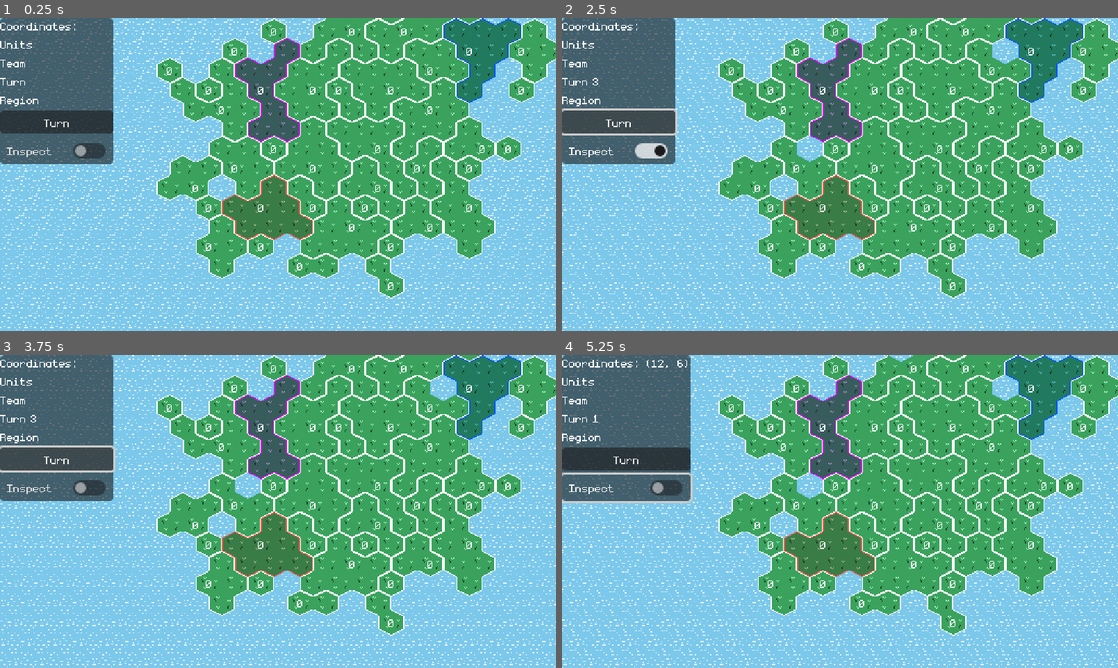
Above: before the commit, frames 1-4 (two rows, left to right).
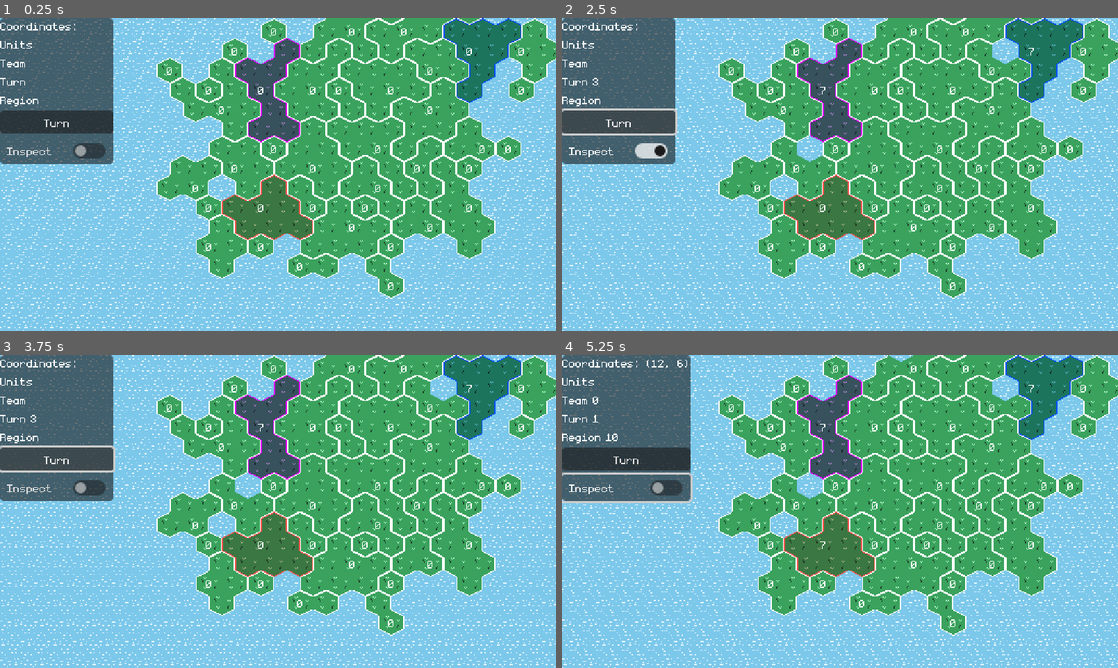
Above: after the commit, the same moments.

Repository: feored/LD54
Game: Godot game, scene res://scenes/main.tscn
Two runs of this game, one before a commit and one after it. Both use one fixed random seed, a clock stepped at 60 frames per second and the inputs below.
Inputs (mouse positions are in pixels of both pictures, inside the frame that each line leads up to):
- Up to frame 1 (0.25 s): no input
- Up to frame 2 (2.5 s): click "Turn" at 0.5 s; click "Inspect" at 1.25 s; click "Turn" at 2 s
- Up to frame 3 (3.75 s): click "Inspect" at 2.75 s; click "Turn" at 3.5 s
- Up to frame 4 (5.25 s): click "Inspect" at 4.25 s; tap Enter at 5 s; move the mouse to (962, 495) at 5.02 s; click (962, 495) at 5.17 s

The runs differ from the first frame. In frame 2, less than 0.1% of the frame differs, in the area x 46-85%, y 9-25%; in frame 3, less than 0.1%; in frame 4, less than 0.1%, in the area x 5-85%, y 9-62%.
Error before the commit: Invalid access to property or key 'units' on a base object of type 'Sprite2D (Tile)'. (res://bots/dumb_bot.gd:9)

Commit message:
bots expand

Diff:
--- a/bots/dumb_bot.gd
+++ b/bots/dumb_bot.gd
@@ -3,14 +3,13 @@
 
 
 func play_turn(world):
-	## get random owned tile
-	var owned_tiles = []
-	for tile_coords in world.tiles:
-		if world.tiles[tile_coords].team == team && world.tiles[tile_coords].units > 1:
-			owned_tiles.append(tile_coords)
-	owned_tiles.shuffle()
-	for tile_coords in owned_tiles:
-		for neighbor in world.get_surrounding_cells(tile_coords):
-			if world.tiles.has(neighbor) and world.tiles[neighbor].team != team:
-				return Action.new(self.team, Constants.Action.MOVE, tile_coords, neighbor)
-	return Action.new(self.team, Constants.Action.NONE, Vector2i.ZERO, Vector2i.ZERO)
+	var owned_regions = []
+	for region in world.regions.keys():
+		if world.regions[region].team == team and world.regions[region].units > 1:
+			owned_regions.append(region)
+	owned_regions.shuffle()
+	for region in owned_regions:
+		for adjacent in world.adjacent_regions(region):
+			if world.regions[adjacent].team != self.team:
+				return Action.new(self.team, Constants.Action.MOVE, region, adjacent)
+	return Action.new(self.team, Constants.Action.NONE)
--- a/constants.gd
+++ b/constants.gd
@@ -7,6 +7,8 @@
 
 const TILE_GRASS = 1
 const TILE_WATER = 0
+
+const BLENDING_MODULATE_ALPHA = 0.5
 
 enum Layer { WATER, GRASS, P1, P2, P3 }
 const NO_TEAM = 0
--- a/scenes/main.gd
+++ b/scenes/main.gd
@@ -2,7 +2,6 @@
 
 @onready var world = $"%World"
 @onready var coordsLabel = $"%Coordinates"
-@onready var unitsLabel = $"%Units"
 @onready var teamLabel = $"%TeamLabel"
 @onready var turnLabel = $"%TurnLabel"
 @onready var regionLabel = $"%RegionLabel"
@@ -72,7 +71,6 @@
 func update_display():
 	if (clicked_tile != null):
 		coordsLabel.text = str(clicked_tile.coords)
-		unitsLabel.text = str(clicked_tile.units)
 		teamLabel.text = str(clicked_tile.team)
 		regionLabel.text = str(clicked_tile.region)
 	turnLabel.text = str(self.teams[self.turn])
@@ -88,13 +86,13 @@
 	return false
 
 func generate_units(team):
-	for tile in world.tiles:
-		if world.tiles[tile].team == team:
-			world.tiles[tile].set_units(world.tiles[tile].units + 1)
+	for region in world.regions:
+		if world.regions[region].team == team:
+			world.regions[region].generate_units()
 
 
 func apply_action(action : Action):
 	if action.action == Constants.Action.NONE:
 		return
 	if action.action == Constants.Action.MOVE:
-		self.world.move_units(action.tile_from, action.tile_target)
+		self.world.move_units(action.region_from, action.region_target)
--- a/world/action.gd
+++ b/world/action.gd
@@ -3,12 +3,17 @@
 
 var team: int = 0
 var action: int = Constants.Action.NONE
-var tile_from: Vector2i = Vector2i.ZERO
-var tile_target: Vector2i = Vector2i.ZERO
+var region_from: int = Constants.NO_REGION
+var region_target: int = Constants.NO_REGION
 
 
-func _init(team, action, tile_from = Vector2i.ZERO, tile_target = Vector2i.ZERO):
-	self.team = team
-	self.action = action
-	self.tile_from = tile_from
-	self.tile_target = tile_target
+func _init(
+	init_team,
+	init_action,
+	init_region_from = Constants.NO_REGION,
+	init_region_target = Constants.NO_REGION
+):
+	self.team = init_team
+	self.action = init_action
+	self.region_from = init_region_from
+	self.region_target = init_region_target
--- a/world/gen.gd
+++ b/world/gen.gd
@@ -140,26 +140,26 @@
 	# only sinking tiles for now
 	delete_cell(Utils.pick_random_tile(self.tiles).coords)
 
-func move_units(tile_from : Vector2i, tile_to: Vector2i):
-	if not self.tiles.has(tile_from):
-		print("Error: invalid tile coordinates", tile_from)
+func move_units(region_from : int, region_to: int):
+	if not self.regions.has(region_from):
+		print("Error: invalid region trying to move", region_from)
 		return
-	if not self.tiles.has(tile_to):
-		print("Error: invalid tile coordinates", tile_to)
+	if not self.regions.has(region_to):
+		print("Error: invalid region trying to move to", region_to)
 		return
-	if self.tiles[tile_from].units <= 1:
-		print("Error: not enough units to move:", tiles[tile_from].units)
-	var moved_units = tiles[tile_from].units - 1
-	if tiles[tile_from].team == tiles[tile_to].team:
-		tiles[tile_from].set_units(1)
-		tiles[tile_to].set_units( tiles[tile_to].units + moved_units)
+	if self.regions[region_from].units <= 1:
+		print("Error: not enough units to move:", regions[region_from].units)
+	var moved_units = regions[region_from].units - 1
+	if regions[region_from].team == regions[region_to].team:
+		regions[region_from].set_units(1)
+		regions[region_to].set_units( regions[region_to].units + moved_units)
 	else:
-		tiles[tile_from].set_units(1)
-		if tiles[tile_to].units >= moved_units:
-			tiles[tile_to].set_units(tiles[tile_to].units - moved_units)
+		regions[region_from].set_units(1)
+		if regions[region_to].units >= moved_units:
+			regions[region_to].set_units(regions[region_to].units - moved_units)
 		else:
-			tiles[tile_to].set_units(moved_units - tiles[tile_to].units)
-			tiles[tile_to].team = tiles[tile_from].team
+			regions[region_to].set_units(moved_units - regions[region_to].units)
+			regions[region_to].set_team(regions[region_from].team)
 
 
 # Called when the node enters the scene tree for the first time.
@@ -178,3 +178,13 @@
 
 func coords_to_pos(coords):
 	return self.map_to_local(coords)
+
+func adjacent_regions(region_id : int):
+	var adjacent = []
+	for t in regions[region_id].tiles:
+		for neighbor in self.get_surrounding_cells(t):
+			if self.tiles.has(neighbor):
+				var neighbor_region = self.tiles[neighbor].region
+				if not adjacent.has(neighbor_region):
+					adjacent.append(neighbor_region)
+	return adjacent
--- a/world/tile.gd
+++ b/world/tile.gd
@@ -41,8 +41,8 @@
 	for b in self.borders.keys():
 		self.border_objects[b].modulate = Constants.TEAM_COLORS[team] if self.borders[b] else Color.hex(0x3aa25dff)
 	var lighter_color = Color(Constants.TEAM_COLORS[self.team])
-	lighter_color.a = 0.25
-	self.modulate = self.modulate.blend(lighter_color)
+	lighter_color.a = Constants.BLENDING_MODULATE_ALPHA
+	self.modulate = Color.hex(0xffffffff).blend(lighter_color)
 
 func set_team(new_team: int):
 	self.team = new_team
